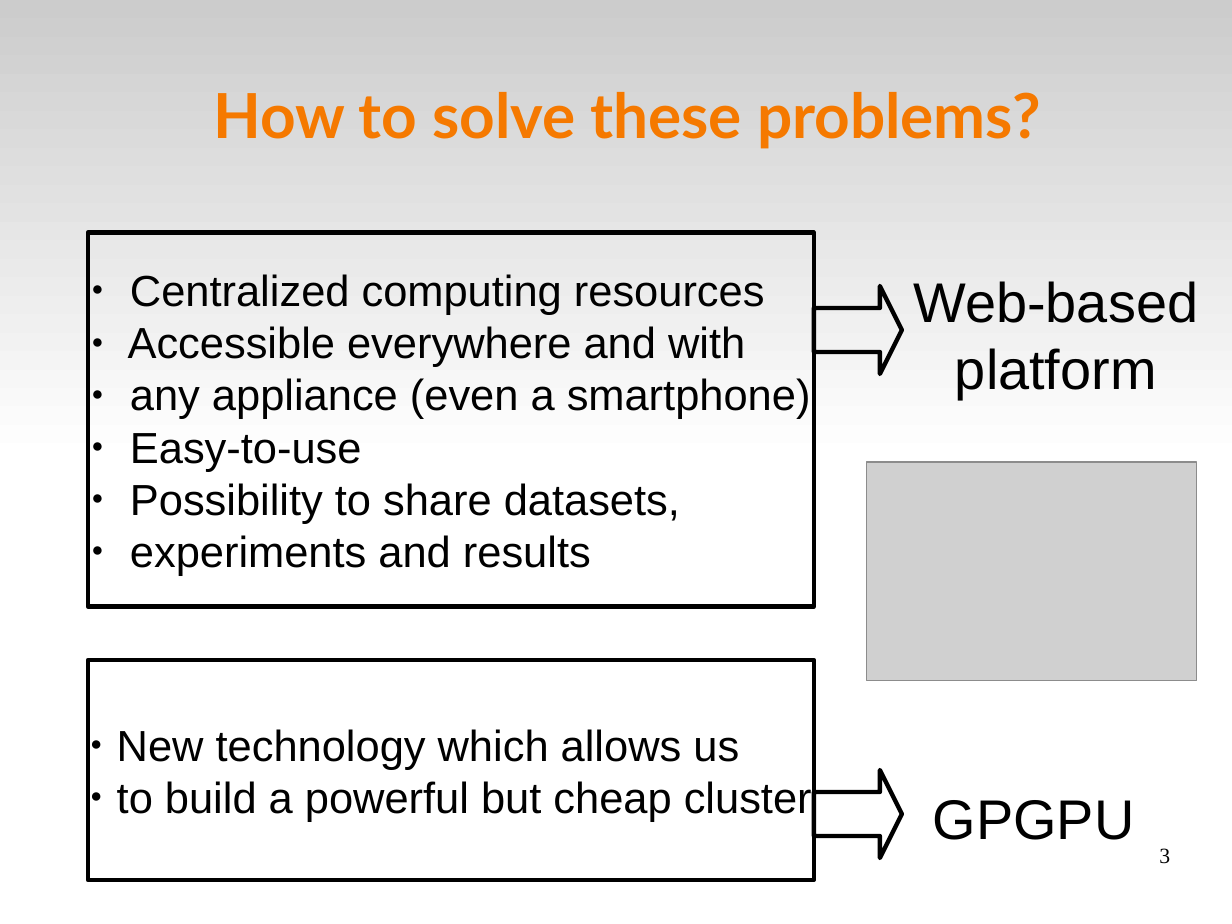
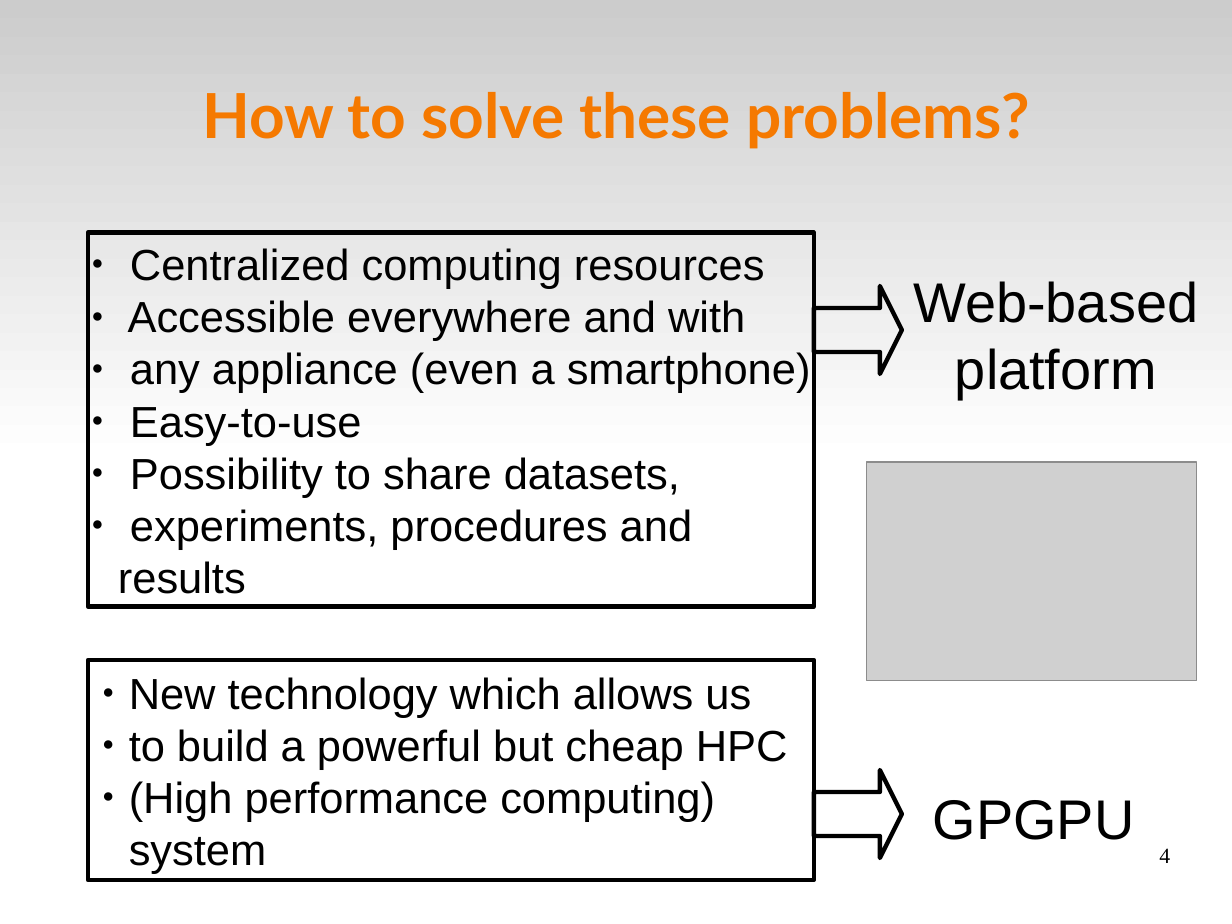
Before and after one commit to volpino/docs-EURAC, a slide deck: slide 4 of presentazione_svizzera.odp (slide 3 before the commit). Drawn at 1232x924 pixels with LibreOffice and Linux fonts; fonts in the diff are those of the drawing; grey boxes stand for pictures. Boxes give left, top, right and bottom in pixels: in the first picture for what was removed or moved away, otherwise in the second. Text is boxed around its words. In the diff, an @@ line names an element or a change of style, - is before the commit and + after.

```diff
--- a/presentazione_svizzera.odp
+++ b/presentazione_svizzera.odp
@@ title "How to solve these problems?": place and size @@
-title "How to solve these problems?" at bbox=[213, 92, 1041, 149]
+title "How to solve these problems?" at bbox=[202, 92, 1030, 149]
@@ text in rectangle at bbox=[118, 509, 692, 594]: text changed @@
-● experiments and results
+● experiments, procedures and results
@@ text in rectangle at bbox=[129, 729, 788, 874]: text changed @@
-● to build a powerful but cheap cluster
+● to build a powerful but cheap HPC
+● (High performance computing) system
@@ page number at bbox=[1159, 848, 1170, 863]: text changed @@
-3
+4
```
Also in this commit, not shown: 8 other slides changed, 1 other file.
